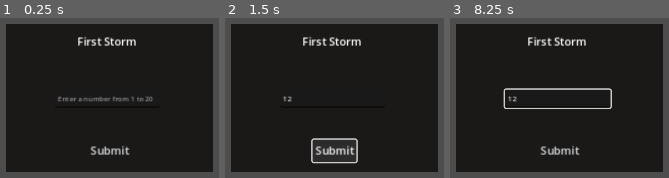
Above: before the commit, frames 1-3 (left to right).
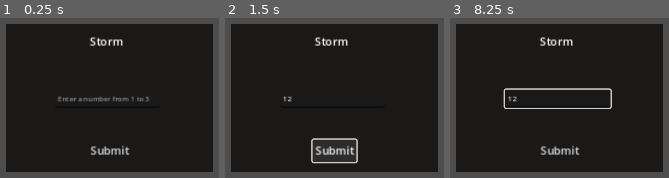
Above: after the commit, the same moments.

Repository: AAAMON/IP-2A3-2024
Game: Godot game, scene res://phases/phase_1_storm.tscn
Same seed, same stepped clock (60 frames per second), same inputs: the game is played once before the commit and once after it. This scene is started directly instead of the project's main scene.
Inputs (mouse positions are in pixels of both pictures, inside the frame that each line leads up to):
- Up to frame 1 (0.25 s): no input
- Up to frame 2 (1.5 s): click (332, 98) at 0.52 s; type "12" at 0.6 s; click "Submit" at 1.25 s
- Up to frame 3 (8.25 s): click "Submit" at 2 s; click "Submit" at 2.75 s; tap Enter at 3.5, 5, 6.5 s; move the mouse to (outside the picture) at 3.52 s; click (outside the picture) at 3.67 s; tap Space at 4.25, 5.75, 7.25 s; move the mouse to (outside the picture) at 4.27 s; click (outside the picture) at 4.42 s; move the mouse to (outside the picture) at 5.02 s; click (outside the picture) at 5.17 s; move the mouse to (outside the picture) at 5.77 s; click (outside the picture) at 5.92 s; move the mouse to (outside the picture) at 6.52 s; click (outside the picture) at 6.67 s; move the mouse to (outside the picture) at 7.27 s; click (outside the picture) at 7.42 s; move the mouse to (603, 104) at 8.02 s; click (603, 104) at 8.17 s

The runs differ from the first frame. In frame 1, 1.0% of the frame differs, in the area x 35-70%, y 11-52%; in frame 2, 1.0%; in frame 3, 1.0%.
Error after the commit: Parse Error: Expected end of statement after expression, found ":" instead. (res://phases/phase_1_storm.gd:23)

Commit message:
Update phase_1_storm.gd for input validation

Diff:
--- a/code/src/godot/dune-godot/phases/phase_1_storm.gd
+++ b/code/src/godot/dune-godot/phases/phase_1_storm.gd
@@ -1,14 +1,35 @@
 extends Control
-
 
 # Called when the node enters the scene tree for the first time.
 func _ready():
+	var input = get_node("TextureRect/LineEdit")
 	if (GameData.turn == 1):
 		var titleLabel = get_node("TextureRect/Label")
 		titleLabel.text = "First Storm"
-		var input = get_node("TextureRect/LineEdit")
 		input.placeholder_text = "Enter a number from 1 to 20"
+		input.connect("text_changed", self, "_on_LineEdit_text_changed", [20])
+	else:
+		input.placeholder_text = "Enter a number from 1 to 3"
+		input.connect("text_changed", self, "_on_LineEdit_text_changed", [3])
 
+# Handler for input validation
+func _on_LineEdit_text_changed(max_value, new_text):
+	var input = get_node("TextureRect/LineEdit")
+	var filtered_text = ""
+	for c in new_text:
+		if c in "0123456789":  # Allow only numeric characters
+			filtered_text += c
+	if filtered_text != "":
+		try:
+			var num = int(filtered_text)
+			if num <= max_value and num >= 1:
+				input.text = str(num)  # Set the text only if it's within the range
+			else:
+				input.text = ""  # Clear the input if out of range
+		except:
+			input.text = ""  # Clear the input if conversion fails
+	else:
+		input.text = ""  # Clear the input if it's not a valid string
 
 # Called every frame. 'delta' is the elapsed time since the previous frame.
 func _process(_delta):
